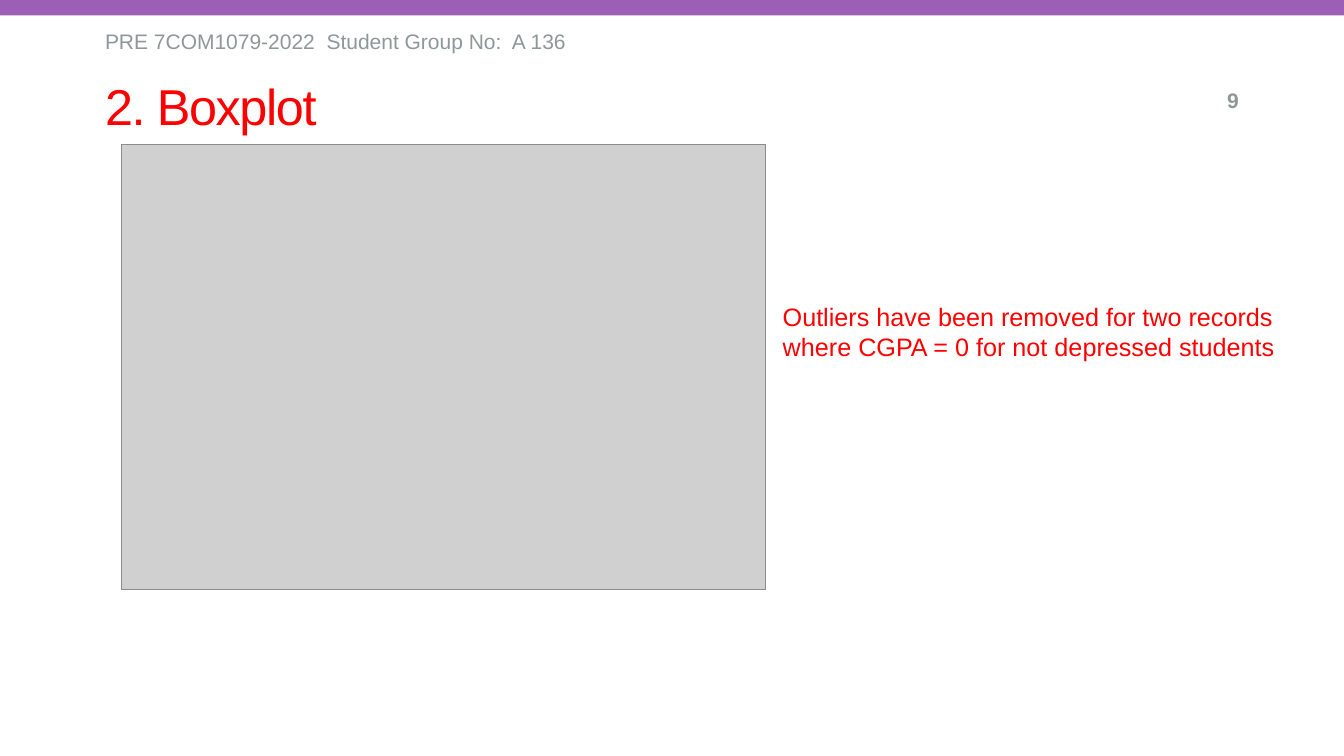
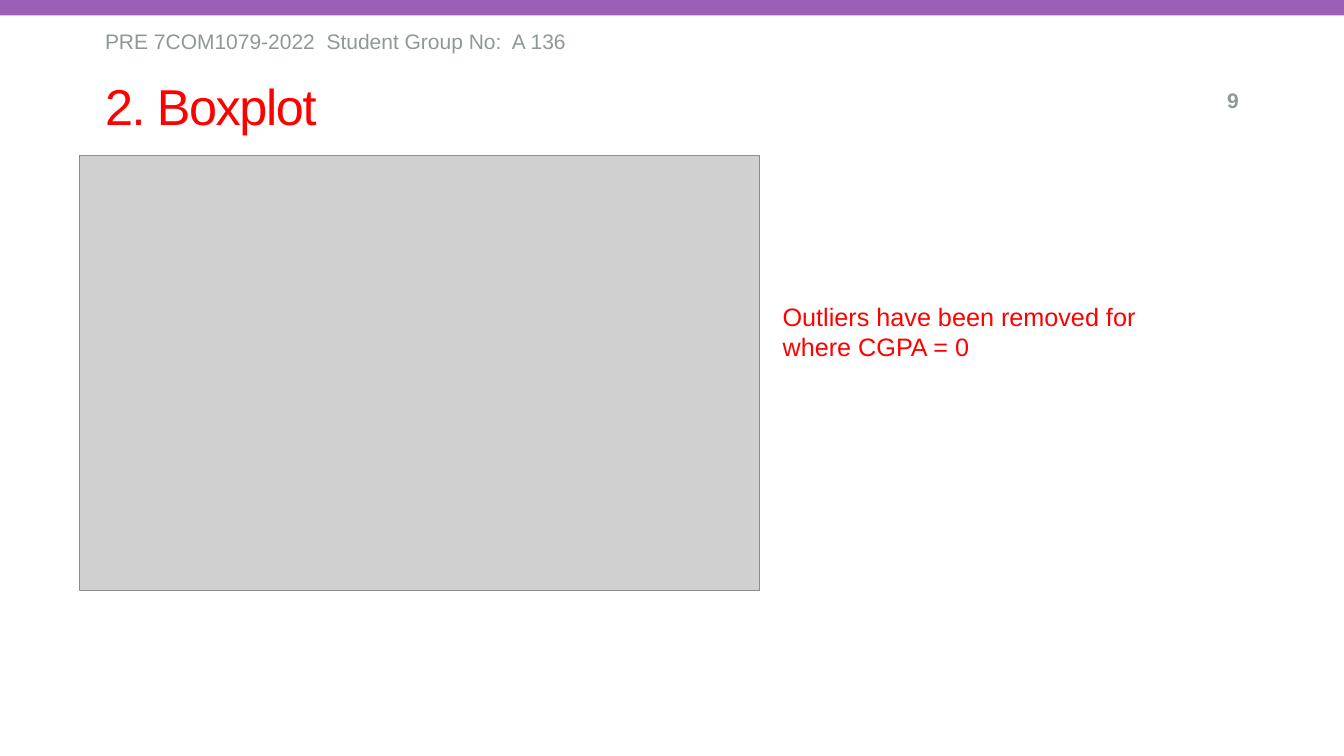
Before and after one commit to Abdoulrasheed/team-research-136, a slide deck: slide 9 of PPT and Documentations/groupA136_vis_and_analysis_student_demo_final_cleaning.pptx. Drawn at 1344x756 pixels with LibreOffice and Linux fonts; fonts in the diff are those of the drawing; grey boxes stand for pictures; background and template pictures are left out. Boxes give left, top, right and bottom in pixels: in the first picture for what was removed or moved away, otherwise in the second. Text is boxed around its words. In the diff, an @@ line names an element or a change of style, - is before the commit and + after.

```diff
--- a/PPT and Documentations/groupA136_vis_and_analysis_student_demo_final_cleaning.pptx
+++ b/PPT and Documentations/groupA136_vis_and_analysis_student_demo_final_cleaning.pptx
@@ picture resized from (x1=121, y1=145, x2=765, y2=590) to (x1=80, y1=156, x2=760, y2=591) @@
@@ text at (x1=783, y1=307, x2=1135, y2=357): text changed @@
-Outliers have been removed for two records
-where CGPA = 0 for not depressed students
+Outliers have been removed for
+where CGPA = 0
```
Also in this commit, not shown: 2 other slides changed, 1 other file.
